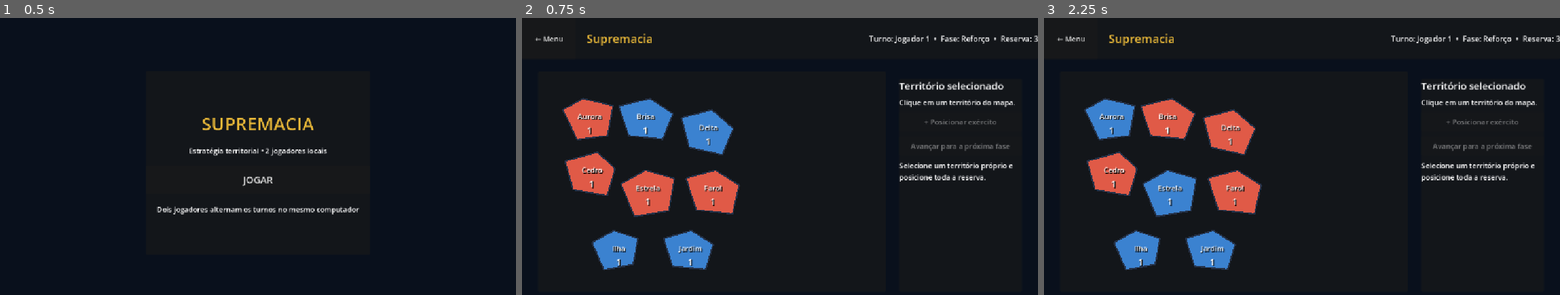
Above: before the commit, frames 1-3 (left to right).
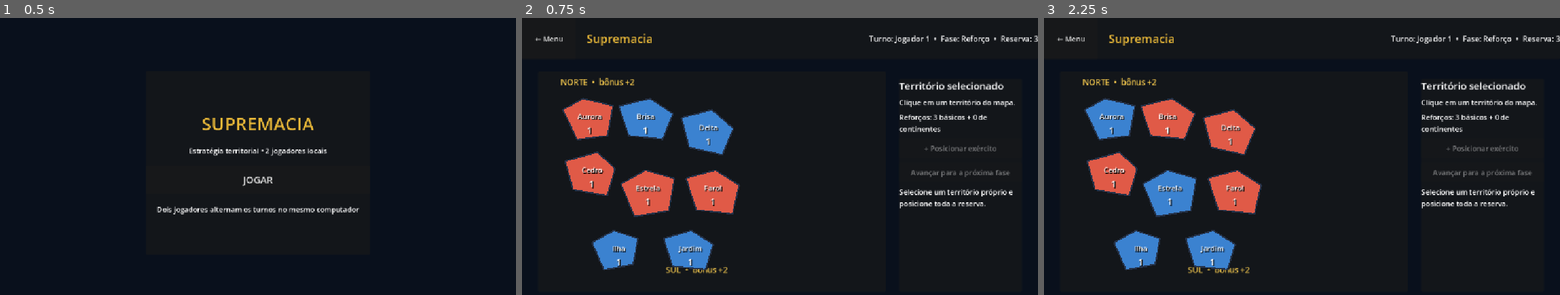
Above: after the commit, the same moments.

Repository: Luandev0208/supremacia
Game: Godot game, scene res://scenes/main_menu.tscn
The game is run twice, just before and just after one commit, with the same random seed, the same clock (stepped at 60 frames per second) and the same inputs.
Inputs:
- Up to frame 1 (0.5 s): no input
- Up to frame 2 (0.75 s): click "JOGAR" at 0.5 s
- Up to frame 3 (2.25 s): click "← Menu" at 1.25 s; click "JOGAR" at 2 s

Frame 1 is identical in both runs. In frame 2, 2.2% of the frame differs, in the area x 7-96%, y 21-93%; in frame 3, 2.2%.

Commit message:
Bônus de continentes e tela de vitória

Diff:
--- a/scenes/game.tscn
+++ b/scenes/game.tscn
@@ -101,6 +101,12 @@
 text = "Clique em um território do mapa."
 autowrap_mode = 2
 
+[node name="ReinforcementDetailLabel" type="Label" parent="Sidebar/Content"]
+unique_name_in_owner = true
+layout_mode = 2
+text = "Reforços: 3 básicos + 0 de continentes"
+autowrap_mode = 2
+
 [node name="PlaceArmyButton" type="Button" parent="Sidebar/Content"]
 unique_name_in_owner = true
 custom_minimum_size = Vector2(0, 44)
@@ -168,6 +174,77 @@
 size_flags_vertical = 3
 text = "Selecione um território para começar."
 autowrap_mode = 2
+
+[node name="NorthLabel" type="Label" parent="MapPanel/MapController"]
+offset_left = 50.0
+offset_top = 10.0
+offset_right = 200.0
+offset_bottom = 40.0
+theme_override_colors/font_color = Color(0.95, 0.78, 0.3, 1)
+theme_override_font_sizes/font_size = 18
+text = "NORTE  •  bônus +2"
+
+[node name="SouthLabel" type="Label" parent="MapPanel/MapController"]
+offset_left = 285.0
+offset_top = 430.0
+offset_right = 470.0
+offset_bottom = 460.0
+theme_override_colors/font_color = Color(0.95, 0.78, 0.3, 1)
+theme_override_font_sizes/font_size = 18
+text = "SUL  •  bônus +2"
+
+[node name="VictoryOverlay" type="ColorRect" parent="."]
+unique_name_in_owner = true
+visible = false
+layout_mode = 1
+anchors_preset = 15
+anchor_right = 1.0
+anchor_bottom = 1.0
+grow_horizontal = 2
+grow_vertical = 2
+mouse_filter = 0
+color = Color(0.015, 0.025, 0.045, 0.88)
+
+[node name="Center" type="CenterContainer" parent="VictoryOverlay"]
+layout_mode = 1
+anchors_preset = 15
+anchor_right = 1.0
+anchor_bottom = 1.0
+grow_horizontal = 2
+grow_vertical = 2
+
+[node name="Panel" type="PanelContainer" parent="VictoryOverlay/Center"]
+custom_minimum_size = Vector2(470, 300)
+layout_mode = 2
+
+[node name="Content" type="VBoxContainer" parent="VictoryOverlay/Center/Panel"]
+layout_mode = 2
+theme_override_constants/separation = 22
+alignment = 1
+
+[node name="Heading" type="Label" parent="VictoryOverlay/Center/Panel/Content"]
+layout_mode = 2
+theme_override_colors/font_color = Color(0.95, 0.78, 0.3, 1)
+theme_override_font_sizes/font_size = 36
+text = "SUPREMACIA CONQUISTADA"
+horizontal_alignment = 1
+
+[node name="VictoryTitle" type="Label" parent="VictoryOverlay/Center/Panel/Content"]
+unique_name_in_owner = true
+layout_mode = 2
+theme_override_font_sizes/font_size = 24
+text = "Jogador venceu!"
+horizontal_alignment = 1
+
+[node name="PlayAgain" type="Button" parent="VictoryOverlay/Center/Panel/Content"]
+custom_minimum_size = Vector2(0, 52)
+layout_mode = 2
+text = "Jogar novamente"
+
+[node name="MainMenu" type="Button" parent="VictoryOverlay/Center/Panel/Content"]
+custom_minimum_size = Vector2(0, 52)
+layout_mode = 2
+text = "Voltar ao menu"
 
 [connection signal="pressed" from="Header/Content/Back" to="." method="_on_back_pressed"]
 [connection signal="pressed" from="Sidebar/Content/PlaceArmyButton" to="." method="_on_place_army_pressed"]
@@ -175,3 +252,5 @@
 [connection signal="value_changed" from="Sidebar/Content/MovementAmount" to="." method="_on_movement_amount_value_changed"]
 [connection signal="pressed" from="Sidebar/Content/MoveArmiesButton" to="." method="_on_move_armies_pressed"]
 [connection signal="pressed" from="Sidebar/Content/AdvancePhaseButton" to="." method="_on_advance_phase_pressed"]
+[connection signal="pressed" from="VictoryOverlay/Center/Panel/Content/PlayAgain" to="." method="_on_play_again_pressed"]
+[connection signal="pressed" from="VictoryOverlay/Center/Panel/Content/MainMenu" to="." method="_on_back_pressed"]
--- a/scripts/core/game_rules.gd
+++ b/scripts/core/game_rules.gd
@@ -2,9 +2,20 @@
 extends RefCounted
 
 const MINIMUM_REINFORCEMENTS := 3
+const CONTINENT_BONUSES := {
+	"norte": 2,
+	"sul": 2
+}
 
 static func reinforcement_count(controlled_territories: int) -> int:
 	return maxi(MINIMUM_REINFORCEMENTS, floori(controlled_territories / 2.0))
+
+static func continent_bonus_count(player_id: int, territories: Dictionary) -> int:
+	var total := 0
+	for continent_id: String in CONTINENT_BONUSES:
+		if owns_continent(player_id, continent_id, territories):
+			total += CONTINENT_BONUSES[continent_id]
+	return total
 
 static func roll_dice(amount: int, random: RandomNumberGenerator) -> Array[int]:
 	var rolls: Array[int] = []
--- a/scripts/core/game_state.gd
+++ b/scripts/core/game_state.gd
@@ -14,6 +14,8 @@
 var movement_source_id := ""
 var movement_used := false
 var winner_id := -1
+var last_base_reinforcements := 0
+var last_continent_bonus := 0
 var rng := RandomNumberGenerator.new()
 
 func setup(shuffle_territories: bool = true) -> void:
@@ -24,6 +26,8 @@
 	movement_source_id = ""
 	movement_used = false
 	winner_id = -1
+	last_base_reinforcements = 0
+	last_continent_bonus = 0
 	turn = TurnManager.new()
 	rng.randomize()
 	players.append(PlayerData.new(0, "Jogador 1", Color("#e05a47")))
@@ -196,7 +200,9 @@
 
 func _grant_reinforcements_to_current_player() -> void:
 	var player := players[turn.current_player_index]
-	player.reserve_armies = GameRules.reinforcement_count(controlled_territory_count(player.id))
+	last_base_reinforcements = GameRules.reinforcement_count(controlled_territory_count(player.id))
+	last_continent_bonus = GameRules.continent_bonus_count(player.id, territories)
+	player.reserve_armies = last_base_reinforcements + last_continent_bonus
 
 func _create_prototype_territories() -> void:
 	_add("aurora", "Aurora", "norte", ["brisa", "cedro"])
--- a/scripts/ui/game.gd
+++ b/scripts/ui/game.gd
@@ -13,6 +13,9 @@
 @onready var move_armies_button: Button = %MoveArmiesButton
 @onready var movement_status_label: Label = %MovementStatusLabel
 @onready var phase_hint_label: Label = %PhaseHintLabel
+@onready var reinforcement_detail_label: Label = %ReinforcementDetailLabel
+@onready var victory_overlay: Control = %VictoryOverlay
+@onready var victory_title: Label = %VictoryTitle
 var game_state := GameState.new()
 
 func _ready() -> void:
@@ -49,6 +52,8 @@
 	movement_amount.visible = movement_phase
 	move_armies_button.visible = movement_phase
 	movement_status_label.visible = movement_phase
+	reinforcement_detail_label.visible = reinforcement_phase
+	reinforcement_detail_label.text = "Reforços: %d básicos + %d de continentes" % [game_state.last_base_reinforcements, game_state.last_continent_bonus]
 	if movement_phase:
 		movement_status_label.text = "Remanejamento realizado neste turno." if game_state.movement_used else "Um remanejamento é permitido por turno."
 	if reinforcement_phase:
@@ -127,6 +132,8 @@
 	attack_button.disabled = true
 	place_army_button.disabled = true
 	move_armies_button.disabled = true
+	victory_title.text = "%s venceu!" % winner.display_name
+	victory_overlay.visible = true
 
 func _on_movement_amount_value_changed(_value: float) -> void:
 	_refresh_actions()
@@ -141,3 +148,6 @@
 
 func _on_back_pressed() -> void:
 	get_tree().change_scene_to_file("res://scenes/main_menu.tscn")
+
+func _on_play_again_pressed() -> void:
+	get_tree().reload_current_scene()
